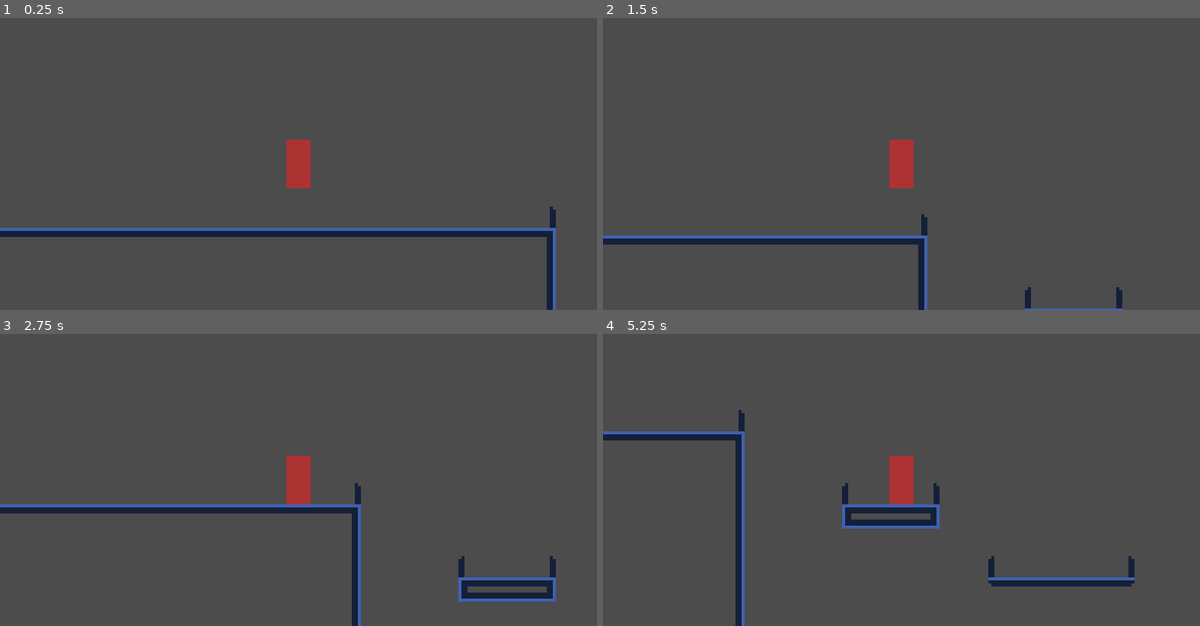
Above: before the commit, frames 1-4 (two rows, left to right).
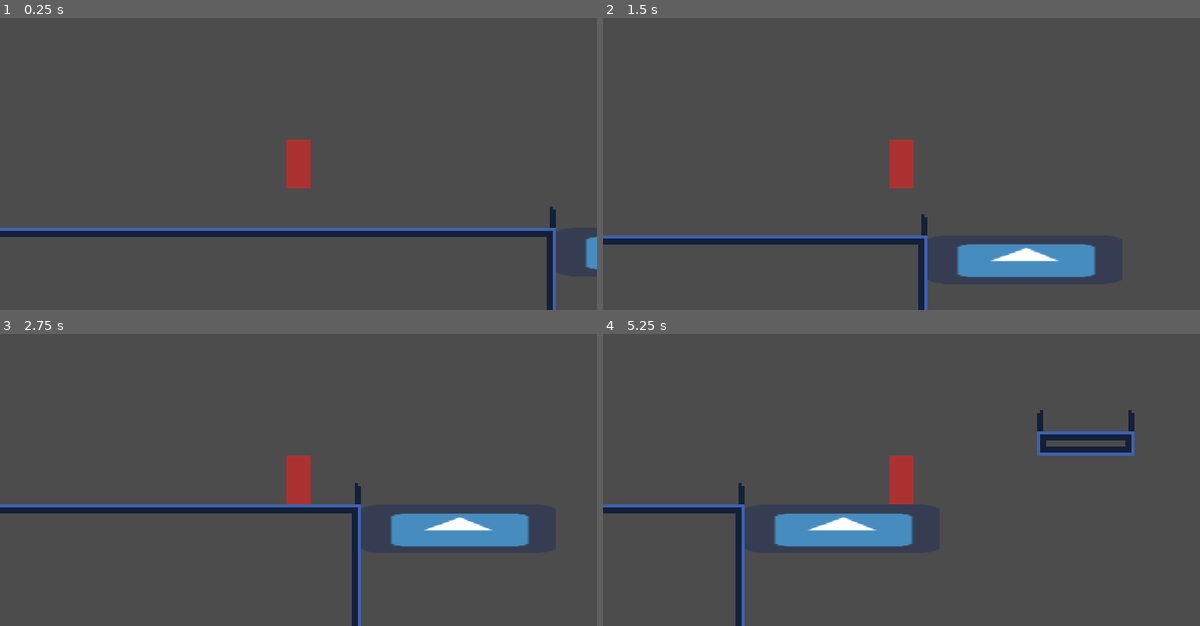
Above: after the commit, the same moments.

Repository: ChaosWitchNikol/this-unnamed-sci-fi-metroidvania
Game: Godot game, scene res://Main.tscn
Two runs of this game, one before a commit and one after it. Both use one fixed random seed, a clock stepped at 60 frames per second and the inputs below. The engine's default icon, where the game draws it, is replaced by a stand-in: a white triangle on a blue panel in a dark square.
Inputs:
- Up to frame 1 (0.25 s): no input
- Up to frame 2 (1.5 s): hold Right (ui_right) from 0.53 s (still down); tap Space (ui_select) at 0.77 s
- Up to frame 3 (2.75 s): tap Space (ui_select) at 1.52 s; release Right (ui_right) at 2.03 s; hold Left (ui_left) from 2.03 s (still down)
- Up to frame 4 (5.25 s): release Left (ui_left) at 2.78 s; hold Right (ui_right) 2.78-4.28 s; tap Space (ui_select) at 3.02, 3.77, 4.52 s; hold Left (ui_left) 4.28-5.03 s; hold Right (ui_right) from 5.03 s (still down)

The runs differ from the first frame. In frame 1, 0.2% of the frame differs, in the area x 98-100%, y 74-87%; in frame 2, 2.9%; in frame 3, 3.9%; in frame 4, 7.4%, in the area x 0-90%, y 26-87%.
Error after the commit: Parse Error: Variable "point" already defined in the scope (at line 21). (res://MovingPlatform.gd:28)

Commit message:
added basic soming platforms

Diff:
--- a/src/Main.tscn
+++ b/src/Main.tscn
@@ -1,7 +1,9 @@
-[gd_scene load_steps=3 format=2]
+[gd_scene load_steps=5 format=2]
 
 [ext_resource path="res://base.tileset.tres" type="TileSet" id=1]
 [ext_resource path="res://Player.tscn" type="PackedScene" id=2]
+[ext_resource path="res://MovingPlatform.tscn" type="PackedScene" id=3]
+[ext_resource path="res://MovingPlatformPoint.tscn" type="PackedScene" id=4]
 
 [node name="Main" type="Node2D"]
 
@@ -9,12 +11,35 @@
 tile_set = ExtResource( 1 )
 cell_size = Vector2( 8, 8 )
 format = 1
-tile_data = PoolIntArray( 65537, 5, 0, 65538, 5, 0, 65539, 5 …(1719 unchanged characters)… 60, 7, 0, 655473, 3, 0, 720896, 7, 0, 721009, 3, 0, 786432, 7, 0, 786545, 3, 0, 851968, 7, 0, 852019, 10, 0, 852081, 3, 0, 917504, 7, 0, 917529, 20, 0, 917555, 12, 0, 917617, 3, 0, 983040, 17, 0, 983041, 1, 0, 983042, 1, 0, 983043, 1, 0, 983044, 1, 0, 983045, 1, 0, 983046, 1, 0, 983047, 1, 0, 983048, 1, 0, 983049, 1, 0, 983050, 1, 0, 983051, 1, 0, 983052, 1, 0, 983053, 1, 0, 983054, 1, 0, 983055, 1, 0, 983056, 1, 0, 983057, 1, 0, 983058, 1, 0, 983059, 1, 0, 983060, 1, 0, 983061, 1, 0, 983062, 1, 0, 983063, 1, 0, 983064, 1, 0, 983065, 2, 0, 983153, 3, 0, 1048601, 7, 0, 1048689, 3, 0, 1114137, 7, 0, 1114142, 19, 0, 1114145, 20, 0, 1114225, 3, 0, 1179673, 7, 0, 1179678, 23, 0, 1179679, 24, 0, 1179680, 24, 0, 1179681, 21, 0, 1179728, 29, 0, 1179729, 25, 0, 117 …(1687 unchanged characters)…
+tile_data = PoolIntArray( 65537, 5, 0, 65538, 5, 0, 65539, 5 …(1719 unchanged characters)… 60, 7, 0, 655473, 3, 0, 720896, 7, 0, 720934, 19, 0, 720937, 20, 0, 721009, 3, 0, 786432, 7, 0, 786470, 23, 0, 786471, 24, 0, 786472, 24, 0, 786473, 21, 0, 786545, 3, 0, 851968, 7, 0, 852019, 10, 0, 852081, 3, 0, 917504, 7, 0, 917529, 20, 0, 917555, 12, 0, 917617, 3, 0, 983040, 17, 0, 983041, 1, 0, 983042, 1, 0, 983043, 1, 0, 983044, 1, 0, 983045, 1, 0, 983046, 1, 0, 983047, 1, 0, 983048, 1, 0, 983049, 1, 0, 983050, 1, 0, 983051, 1, 0, 983052, 1, 0, 983053, 1, 0, 983054, 1, 0, 983055, 1, 0, 983056, 1, 0, 983057, 1, 0, 983058, 1, 0, 983059, 1, 0, 983060, 1, 0, 983061, 1, 0, 983062, 1, 0, 983063, 1, 0, 983064, 1, 0, 983065, 2, 0, 983153, 3, 0, 1048601, 7, 0, 1048689, 3, 0, 1114137, 7, 0, 1114225, 3, 0, 1179673, 7, 0, 1179728, 29, 0, 1179729, 25, 0, 117 …(1687 unchanged characters)…
 
 [node name="Player" parent="." instance=ExtResource( 2 )]
+editor/display_folded = true
 position = Vector2( 123.534, 92.5509 )
 ALLOWED_JUMPS = 2
 NEXT_JUMP_DELAY = 200
 
 [node name="Camera2D" type="Camera2D" parent="Player"]
 current = true
+
+[node name="platforms" type="Node" parent="."]
+
+[node name="PlatformMooving" parent="platforms" instance=ExtResource( 3 )]
+position = Vector2( 240, 128 )
+ONE_WAY_COLLISION = true
+
+[node name="MoovingPlatformPoint" parent="platforms/PlatformMooving" instance=ExtResource( 4 )]
+position = Vector2( 0, 80 )
+COLOR = Color( 1, 1, 1, 1 )
+
+[node name="PlatformMooving2" parent="platforms" instance=ExtResource( 3 )]
+position = Vector2( 696, 152 )
+
+[node name="MoovingPlatformPoint" parent="platforms/PlatformMooving2" instance=ExtResource( 4 )]
+position = Vector2( 176, 0 )
+COLOR = Color( 1, 1, 1, 1 )
+
+[node name="MoovingPlatformPoint2" parent="platforms/PlatformMooving2" instance=ExtResource( 4 )]
+position = Vector2( 96, -40 )
+ORDER_NUMBER = 2
+COLOR = Color( 1, 1, 1, 1 )
--- /dev/null
+++ b/src/MovingPlatform.gd
@@ -0,0 +1,60 @@
+extends Node2D
+
+const PointScene = preload("res://MovingPlatformPoint.tscn")
+
+onready var Body : KinematicBody2D = get_node("Body")
+
+#	export variables
+export var MOVEMENT_SPEED : float = 40.0
+export var ONE_WAY_COLLISION : bool = false
+
+#	point variables
+var all_points : Array
+var current_point_index : int = 0
+var next_point_index : int = 1
+
+#	lifetime variables
+var direction : Vector2 = Vector2()
+
+func _ready() -> void:
+	# create starting point
+	var point = PointScene.instance()
+	point.set_as_start()
+	add_child(point)
+
+	# get all points and sort them by order number
+	all_points = Utils.get_node_children_by_type(self, "Position2D")
+	all_points = Utils.sort_nodes_by_order_number(all_points)
+	for point in all_points:
+		print(point, point.ORDER_NUMBER)
+
+	# set statrting moving direction
+	set_direction_vector()
+
+	# set collision being one way
+	Body.get_node("Collision").one_way_collision = ONE_WAY_COLLISION
+
+func _physics_process(delta) -> void:
+
+#	Body.move_and_slide(direction * MOVEMENT_SPEED)
+	Body.position += direction * MOVEMENT_SPEED * delta
+	if Body.position.distance_to(get_next_point_position()) < 1.0:
+		set_next_target_point()
+		set_direction_vector()
+
+
+func get_next_point_position() -> Vector2:
+	return all_points[next_point_index].position
+
+func set_direction_vector():
+	direction = all_points[next_point_index].global_position - all_points[current_point_index].global_position
+	direction = direction.normalized()
+
+func set_next_target_point():
+	current_point_index += 1
+	if current_point_index >= all_points.size():
+		current_point_index = 0
+
+	next_point_index = current_point_index + 1
+	if next_point_index >= all_points.size():
+		next_point_index = 0
--- /dev/null
+++ b/src/MovingPlatform.tscn
@@ -0,0 +1,19 @@
+[gd_scene load_steps=4 format=2]
+
+[ext_resource path="res://MovingPlatform.gd" type="Script" id=1]
+[ext_resource path="res://icon.png" type="Texture" id=2]
+
+[sub_resource type="RectangleShape2D" id=1]
+extents = Vector2( 32, 8 )
+
+[node name="PlatformMooving" type="Node2D"]
+script = ExtResource( 1 )
+
+[node name="Body" type="KinematicBody2D" parent="."]
+
+[node name="Sprite" type="Sprite" parent="Body"]
+scale = Vector2( 1, 0.25 )
+texture = ExtResource( 2 )
+
+[node name="Collision" type="CollisionShape2D" parent="Body"]
+shape = SubResource( 1 )
--- /dev/null
+++ b/src/MovingPlatformPoint.gd
@@ -0,0 +1,41 @@
+tool
+extends Position2D
+class_name MovingPlatformPoint
+
+export var ORDER_NUMBER : int = 1 setget _set_order_number
+export var COLOR : Color = "#FFFFFF" setget _set_color
+export var VISIBLE_FOR_DEBUG : bool = false
+
+onready var NumberLabel : Label = get_node("Label")
+
+func _set_order_number(value : int) -> void:
+	if value > 0:
+		ORDER_NUMBER = value
+		update()
+		if NumberLabel:
+			NumberLabel.text = str(value)
+
+func _set_color(value : Color) -> void:
+	COLOR = value
+	update()
+	if NumberLabel:
+		NumberLabel.modulate = value
+
+
+
+func _ready() -> void:
+	if not VISIBLE_FOR_DEBUG and not Engine.editor_hint:
+		NumberLabel.visible = false
+	NumberLabel.text = str(ORDER_NUMBER)
+	NumberLabel.modulate = COLOR
+
+
+func _draw() -> void:
+	if not VISIBLE_FOR_DEBUG and not Engine.editor_hint:
+		return
+	draw_line(Vector2(-5, 0), Vector2(5, 0), COLOR, 1.2)
+	draw_line(Vector2(0, -5), Vector2(0, 5), COLOR, 1.2)
+
+
+func set_as_start() -> void:
+	ORDER_NUMBER = 0
--- /dev/null
+++ b/src/MovingPlatformPoint.tscn
@@ -0,0 +1,15 @@
+[gd_scene load_steps=2 format=2]
+
+[ext_resource path="res://MovingPlatformPoint.gd" type="Script" id=1]
+
+[node name="MoovingPlatformPoint" type="Position2D"]
+script = ExtResource( 1 )
+
+[node name="Label" type="Label" parent="."]
+margin_left = -20.0
+margin_top = -20.0
+margin_right = 20.0
+margin_bottom = -6.0
+text = "1"
+align = 1
+valign = 1
--- a/src/Player.gd
+++ b/src/Player.gd
@@ -2,7 +2,7 @@
 
 #	DEFINE constants
 const FLOOR_VECTOR : Vector2 = Vector2(0, -1)
-const SNAP_VECTOR : Vector2 = Vector2(0, 16)
+const SNAP_VECTOR : Vector2 = Vector2(0, 8)
 const MAX_SLOPE_DEGREE : float = deg2rad(60)
 const JUMP_SNAP_VECTOR : Vector2 = Vector2(0, 0)
 
--- a/src/base.tileset.tres
+++ b/src/base.tileset.tres
@@ -62,31 +62,31 @@
 [sub_resource type="ConvexPolygonShape2D" id=20]
 points = PoolVector2Array( 0, 0, 8, 0, 8, 8, 0, 8 )
 
+[sub_resource type="ConvexPolygonShape2D" id=21]
+points = PoolVector2Array( 0, 8, 0, 0, 8, 8 )
+
+[sub_resource type="ConvexPolygonShape2D" id=22]
+points = PoolVector2Array( 0, 0, 16, 8, 0, 8 )
+
+[sub_resource type="ConvexPolygonShape2D" id=23]
+points = PoolVector2Array( 0, 8, 16, 0, 16, 8 )
+
+[sub_resource type="ConvexPolygonShape2D" id=24]
+points = PoolVector2Array( 0, 8, 8, 0, 8, 8 )
+
+[sub_resource type="ConvexPolygonShape2D" id=25]
+points = PoolVector2Array( 0, 0, 8, 0, 8, 8, 0, 8 )
+
 [sub_resource type="ConvexPolygonShape2D" id=26]
-points = PoolVector2Array( 0, 8, 0, 0, 8, 8 )
+points = PoolVector2Array( 0, 0, 8, 0, 8, 8, 0, 8 )
 
 [sub_resource type="ConvexPolygonShape2D" id=27]
-points = PoolVector2Array( 0, 0, 16, 8, 0, 8 )
+points = PoolVector2Array( 0, 0, 8, 0, 8, 8, 0, 8 )
 
 [sub_resource type="ConvexPolygonShape2D" id=28]
-points = PoolVector2Array( 0, 8, 16, 0, 16, 8 )
+points = PoolVector2Array( 0, 0, 8, 0, 8, 8, 0, 8 )
 
 [sub_resource type="ConvexPolygonShape2D" id=29]
-points = PoolVector2Array( 0, 8, 8, 0, 8, 8 )
-
-[sub_resource type="ConvexPolygonShape2D" id=21]
-points = PoolVector2Array( 0, 0, 8, 0, 8, 8, 0, 8 )
-
-[sub_resource type="ConvexPolygonShape2D" id=22]
-points = PoolVector2Array( 0, 0, 8, 0, 8, 8, 0, 8 )
-
-[sub_resource type="ConvexPolygonShape2D" id=23]
-points = PoolVector2Array( 0, 0, 8, 0, 8, 8, 0, 8 )
-
-[sub_resource type="ConvexPolygonShape2D" id=24]
-points = PoolVector2Array( 0, 0, 8, 0, 8, 8, 0, 8 )
-
-[sub_resource type="ConvexPolygonShape2D" id=25]
 points = PoolVector2Array( 0, 0, 8, 0, 8, 8, 0, 8 )
 
 [resource]
--- a/src/project.godot
+++ b/src/project.godot
@@ -8,9 +8,20 @@
 
 config_version=4
 
-_global_script_classes=[  ]
+_global_script_classes=[ {
+"base": "Position2D",
+"class": "MovingPlatformPoint",
+"language": "GDScript",
+"path": "res://MovingPlatformPoint.gd"
+}, {
+"base": "Object",
+"class": "Utils",
+"language": "GDScript",
+"path": "res://utils/Utils.gd"
+} ]
 _global_script_class_icons={
-
+"MovingPlatformPoint": "",
+"Utils": ""
 }
 
 [application]
--- /dev/null
+++ b/src/utils/Utils.gd
@@ -0,0 +1,22 @@
+extends Object
+class_name Utils
+
+# get all nodes of certain type
+static func get_node_children_by_type(parent_node : Node, type : String) -> Array:
+	var found_children = Array()
+
+	for child in parent_node.get_children():
+		if child.get_class() == type:
+			found_children.append(child)
+
+	return found_children
+
+
+
+
+class OrderNumberSorter:
+	static func sort(a, b):
+		return a.ORDER_NUMBER < b.ORDER_NUMBER
+static func sort_nodes_by_order_number(nodes : Array) -> Array:
+	nodes.sort_custom(OrderNumberSorter, "sort")
+	return nodes
Not shown: 9 places in src/base.tileset.tres that only renumber resources
